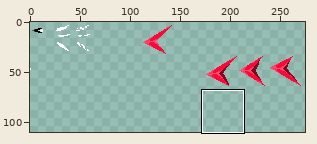
Two versions of one pixel-art file, Entities/Player/Art/player_attacks.aseprite. Above: a wide view before the commit, with the close-up outlined.
Close-up. First the earlier version:
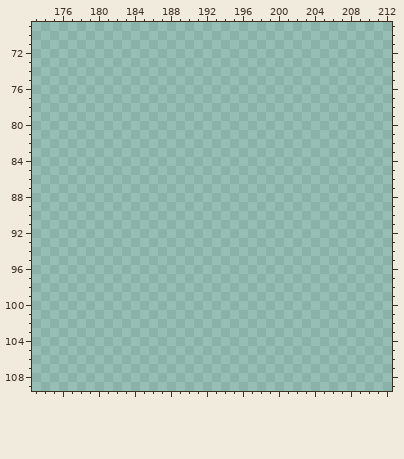
320x320 pixels, 1 frame. Shown: x 173..212, y 69..109. The wide view leaves out empty margins.
The same view after the edit:
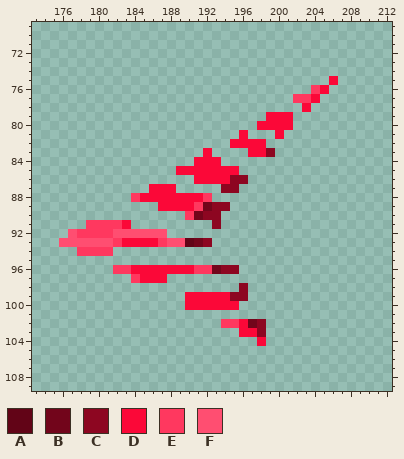
Palette (. is transparent): A #620417  B #72051b  C #8d0621  D #fb0838  E #ff385f  F #ff4e71
Changes in this commit:
{"y":75,"x":206,"old":".","new":"D"}
{"y":76,"x":204,"old":"..","new":"ED"}
{"y":77,"x":202,"old":"...","new":"EED"}
{"y":78,"x":203,"old":".","new":"D"}
{"y":79,"x":199,"old":"...","new":"DDD"}
{"y":80,"x":198,"old":"....","new":"DDDD"}
{"y":81,"x":196,"old":".","new":"D"}
{"y":81,"x":200,"old":".","new":"D"}
{"y":82,"x":195,"old":"....","new":"DDDD"}
{"y":83,"x":192,"old":".","new":"D"}
{"y":83,"x":197,"old":"...","new":"DDC"}
{"y":84,"x":191,"old":"...","new":"DDD"}
{"y":85,"x":189,"old":".......","new":"DDDDDDD"}
{"y":86,"x":191,"old":"......","new":"DDDDCC"}
{"y":87,"x":186,"old":"...","new":"DDD"}
{"y":87,"x":194,"old":"..","new":"CC"}
{"y":88,"x":184,"old":".........","new":"EDDDDDDDE"}
{"y":89,"x":187,"old":"........","new":"DDDDEBCC"}
{"y":90,"x":190,"old":"....","new":"EBCC"}
{"y":91,"x":179,"old":".....","new":"EEEED"}
{"y":91,"x":193,"old":".","new":"C"}
{"y":92,"x":177,"old":"...........","new":"FEEEEFFFFFF"}
{"y":93,"x":176,"old":".................","new":"FFFFFFEDDDDEFFABC"}
{"y":94,"x":178,"old":"....","new":"EEEE"}
{"y":96,"x":182,"old":"..............","new":"EEDDDDDDDEEBCC"}
{"y":97,"x":184,"old":"....","new":"EDDD"}
{"y":98,"x":196,"old":".","new":"C"}
{"y":99,"x":190,"old":".......","new":"DDDDDCC"}
{"y":100,"x":190,"old":"......","new":"DDDDDD"}
{"y":102,"x":194,"old":".....","new":"EEDBC"}
{"y":103,"x":196,"old":"...","new":"DDC"}
{"y":104,"x":198,"old":".","new":"D"}
